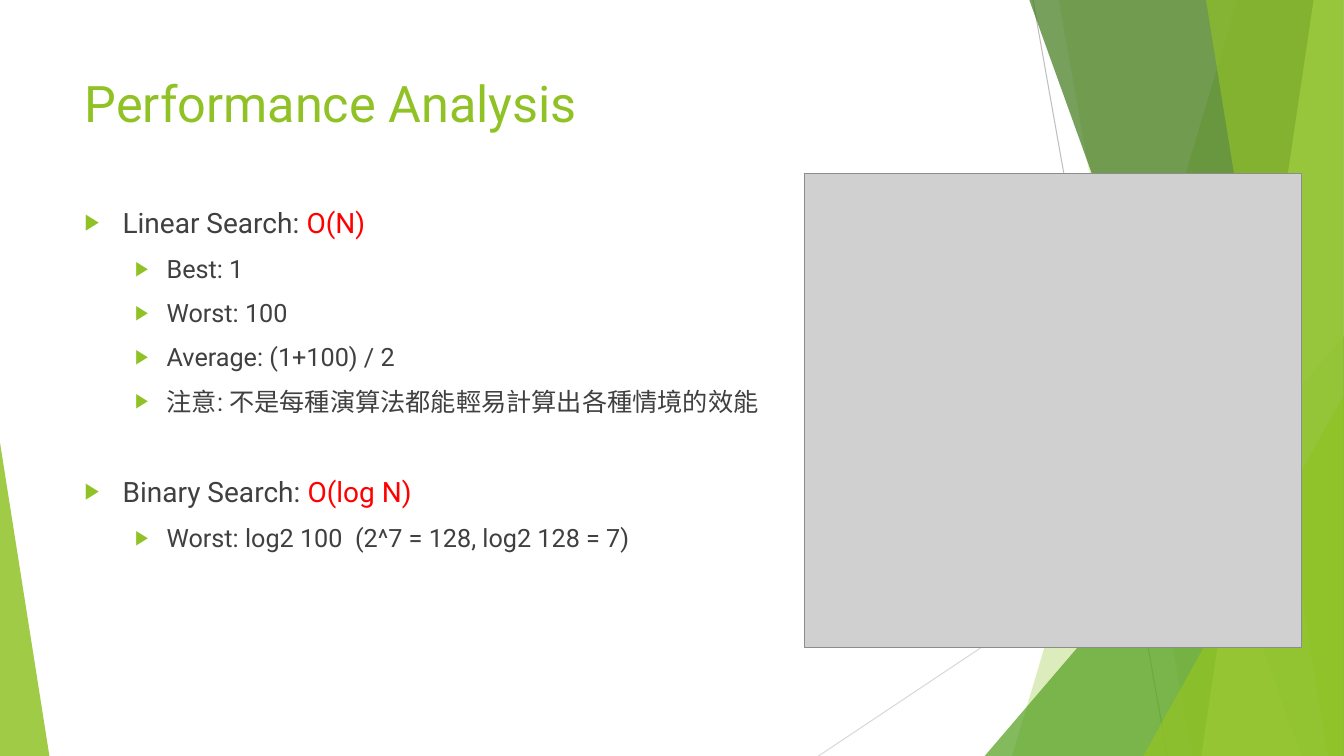
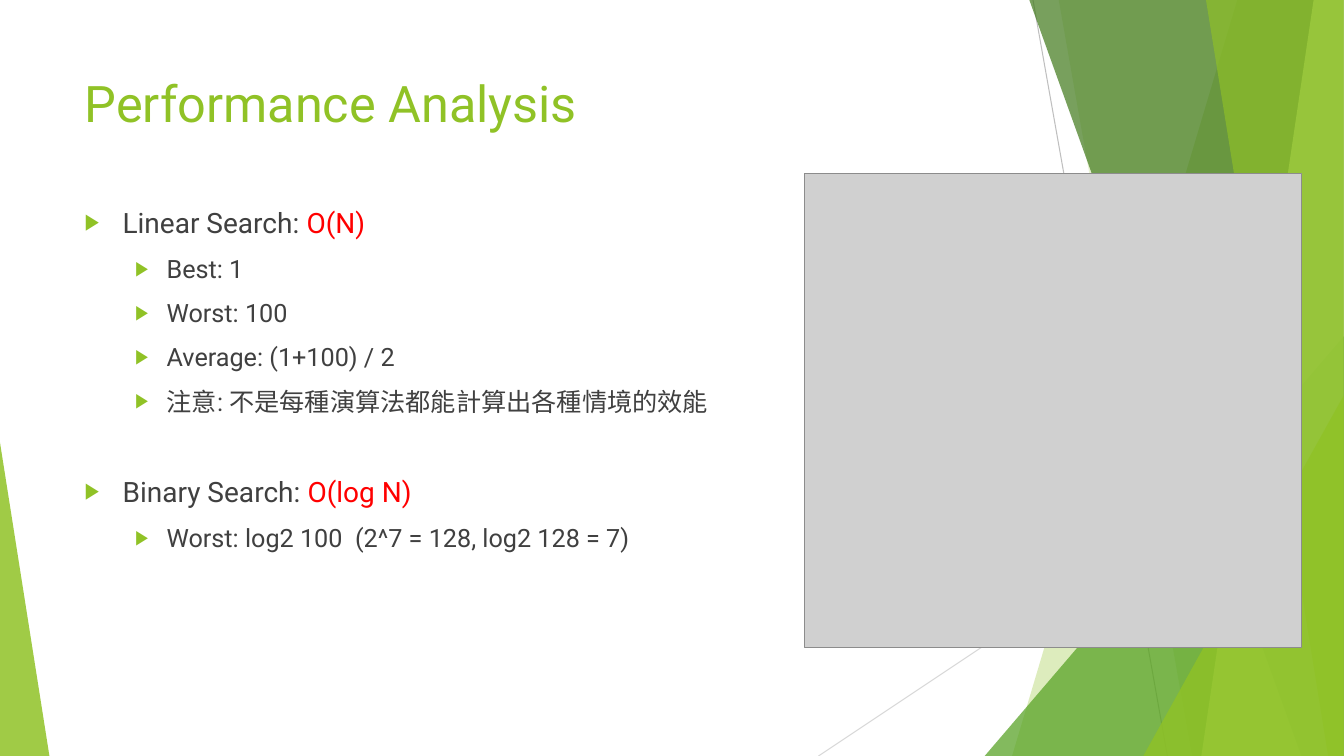
Before and after one commit to d823944/Python4Us, a slide deck: slide 9 of Slide_APCS/CH1 資料結構與演算法_前言.pptx (slide 8 before the commit). Drawn at 1344x756 pixels with LibreOffice and Linux fonts; fonts in the diff are those of the drawing; grey boxes stand for pictures. Boxes give left, top, right and bottom in pixels: in the first picture for what was removed or moved away, otherwise in the second. Text is boxed around its words. In the diff, an @@ line names an element or a change of style, - is before the commit and + after.

```diff
--- a/Slide_APCS/CH1 資料結構與演算法_前言.pptx
+++ b/Slide_APCS/CH1 資料結構與演算法_前言.pptx
@@ text at (x1=167, y1=389, x2=708, y2=413): text changed @@
-  ▶ 注意: 不是每種演算法都能輕易計算出各種情境的效能
+  ▶ 注意: 不是每種演算法都能計算出各種情境的效能
```
Also in this commit, not shown: 4 other slides changed, 1 slide added.
